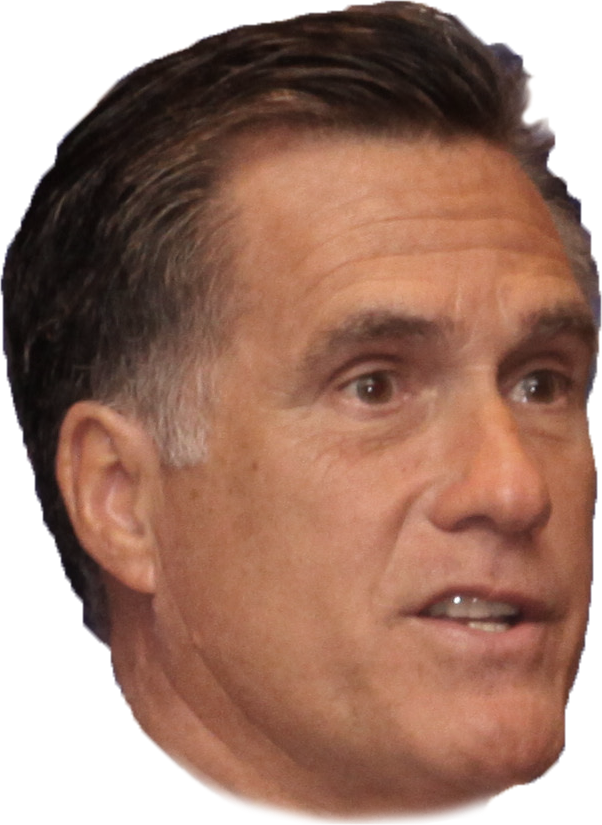
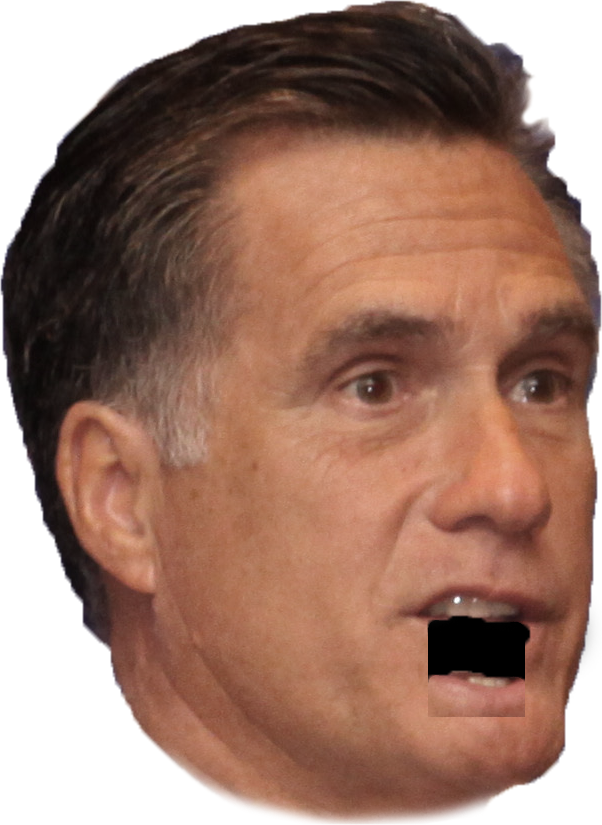
Layers edited between the first and the second 602x825 image:
painted on "Layer 1" over [427, 615, 531, 717]
added layer "Layer 2" above "Layer 3" over [428, 670, 525, 717]
added layer "Layer 3" over [427, 600, 602, 717]
